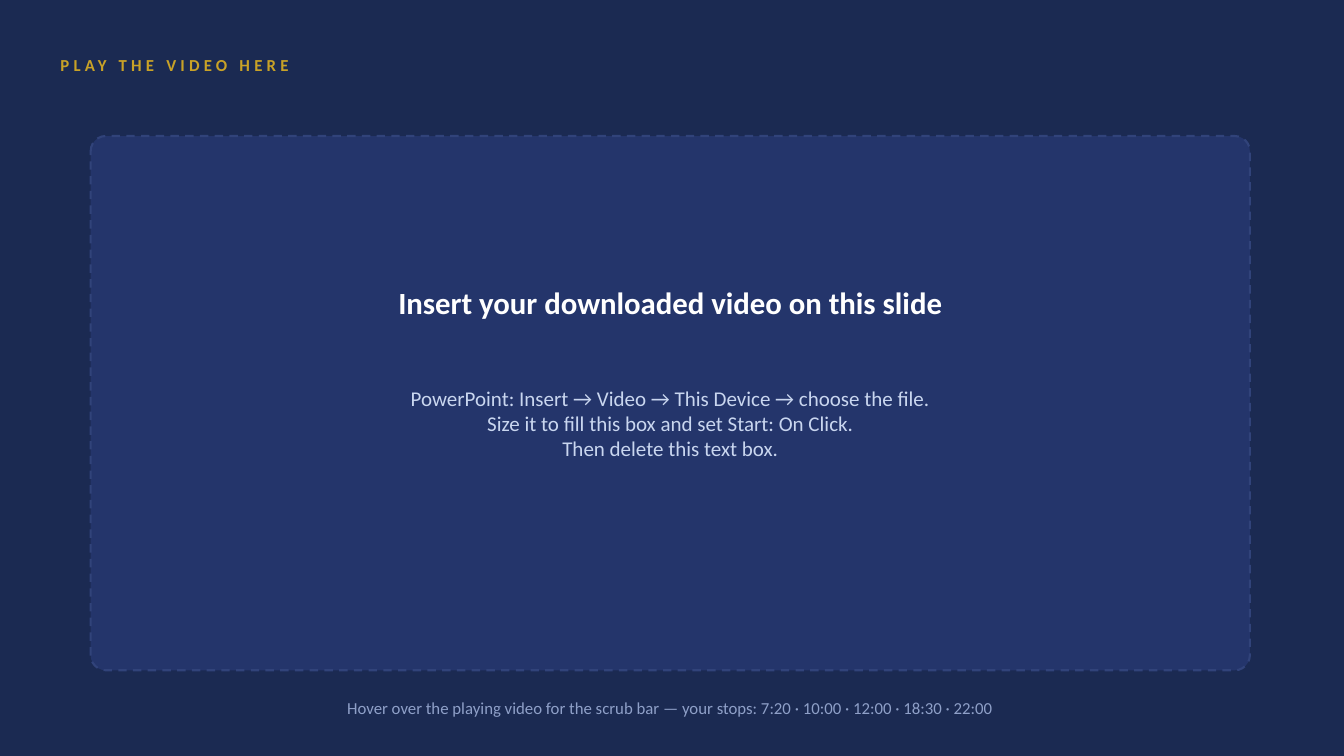
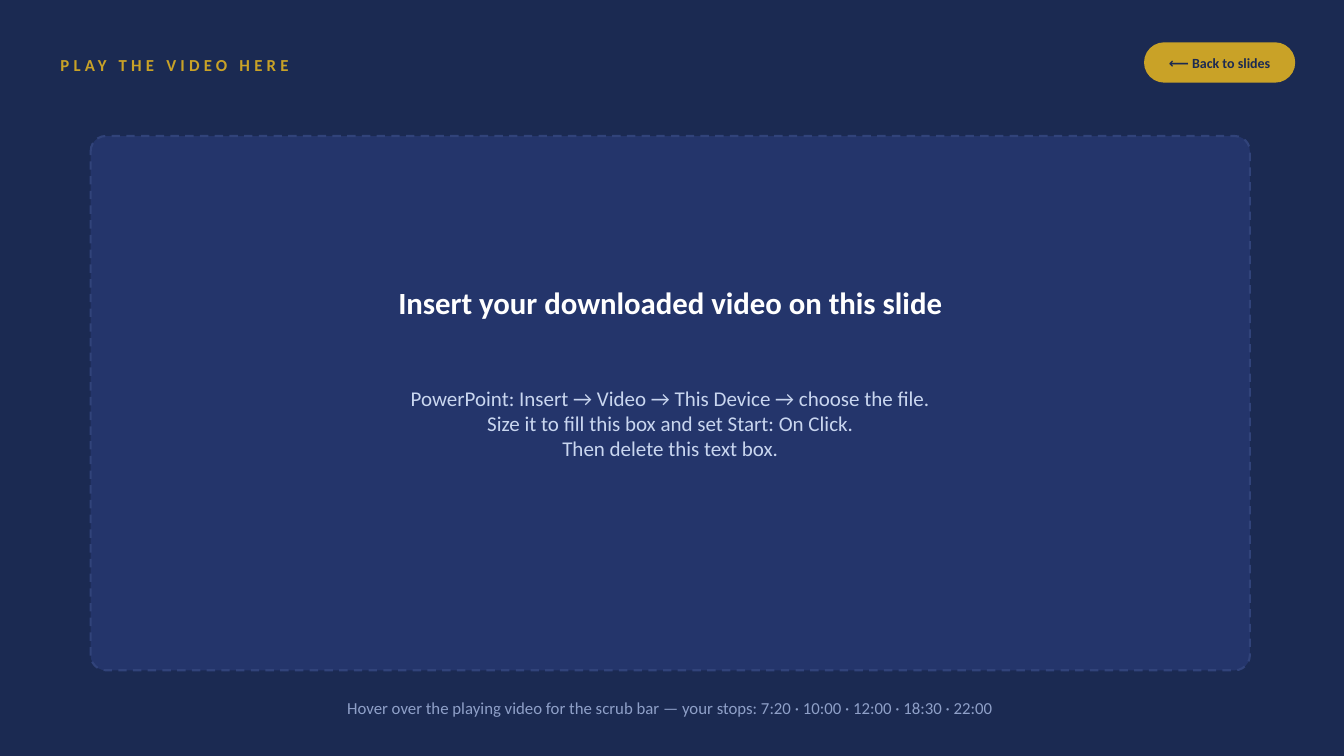
Before and after one commit to hblaylock1/parmagirlscamp, a slide deck: slide 18 of new-sunday-youth-curriculum.pptx. Drawn at 1344x756 pixels with LibreOffice and Linux fonts; fonts in the diff are those of the drawing. Boxes give left, top, right and bottom in pixels: in the first picture for what was removed or moved away, otherwise in the second. Text is boxed around its words. In the diff, an @@ line names an element or a change of style, - is before the commit and + after.

```diff
--- a/new-sunday-youth-curriculum.pptx
+++ b/new-sunday-youth-curriculum.pptx
@@ rounded rectangle added at (x1=1144, y1=42, x2=1296, y2=83), fill #C9A227, 10 pt, text #1B2A52, bold @@
+⟵ Back to slides
```
Also in this commit, not shown: 19 other slides changed, 1 other file.
